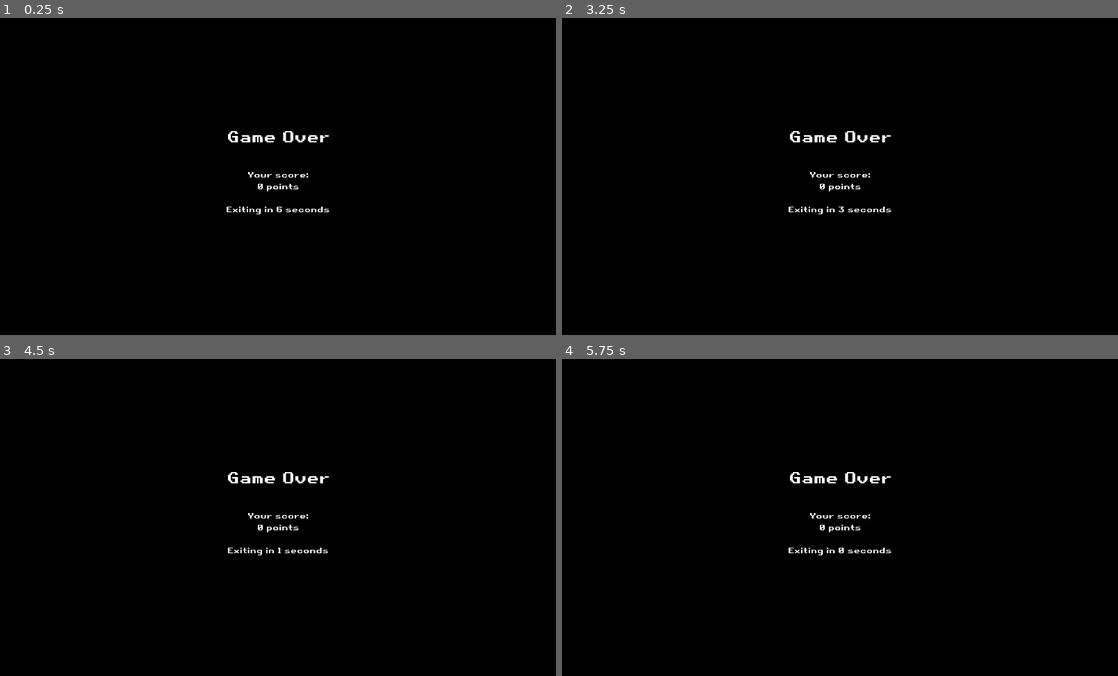
Above: before the commit, frames 1-4 (two rows, left to right).
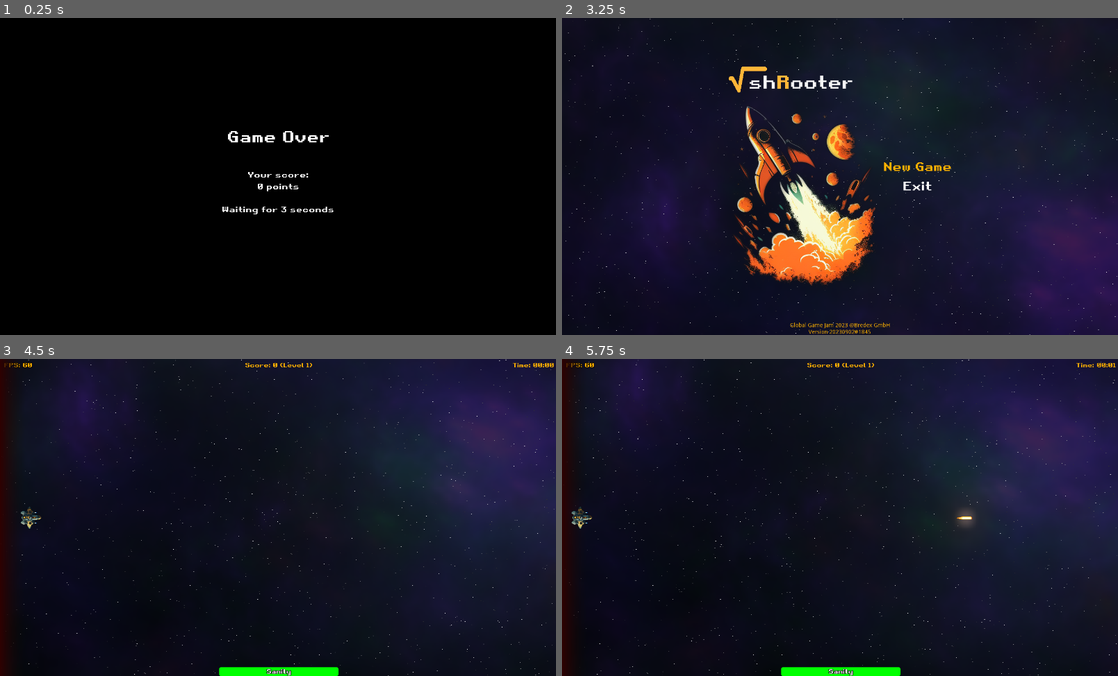
Above: after the commit, the same moments.

Repository: gingerr/ggj-2023-roots-one
Game: Godot game, scene res://GameOver.tscn
Same seed, same stepped clock (60 frames per second), same inputs: the game is played once before the commit and once after it. This scene is started directly instead of the project's main scene.
Inputs (mouse positions are in pixels of both pictures, inside the frame that each line leads up to):
- Up to frame 1 (0.25 s): no input
- Up to frame 2 (3.25 s): tap Enter at 0.5, 0.6, 1.35, 2, 2.1, 2.85 s; hold Right (ui_right) 0.53-1.28 s; tap Space at 0.77, 1.25, 1.52, 2.75, 3.02 s; hold Down (ui_down) 1.28-2.03 s; hold Right (ui_right) 2.03-2.78 s; hold Up (ui_up) from 2.78 s (still down)
- Up to frame 3 (4.5 s): release Up (ui_up) at 3.5 s; click (355, 507) at 3.5 s, where only the run after the commit has a clickable "New Game"; hold Left (ui_left) from 4.28 s (still down); tap Enter at 4.35 s
- Up to frame 4 (5.75 s): keep holding Left (ui_left); tap Space at 4.52, 5.27 s; tap Enter at 5.1 s

The runs differ from the first frame. In frame 1, 0.2% of the frame differs, in the area x 40-60%, y 59-62%; in frame 2, 100%, in the area x 0-100%, y 0-100%; in frame 3, 82%; in frame 4, 81%.

Commit message:
.

Diff:
--- a/Game.gd
+++ b/Game.gd
@@ -13,8 +13,8 @@
 var spawn_timer 				= 3
 var level_timer 				= 0
 
-onready var squareRootFactory = preload("res://EnemyRoot.tscn")
-onready var gameOverPreload = preload("res://GameOver.tscn")
+const squareRootFactory = preload("res://EnemyRoot.tscn")
+const gameOverPreload = preload("res://GameOver.tscn")
 
 func _enter_tree():
 	HUD.setVisibility(true)
--- a/GameOver.gd
+++ b/GameOver.gd
@@ -1,13 +1,22 @@
 extends PanelContainer
+
+var timer_done = false
 
 func _ready():
 	$AudioStreamPlayer.play()
 
 func _process(delta):
 	get_tree().paused = true;
-	$VBoxContainer/Countdown.text = "Your score:\n" + str(HUD.get_score()) + " points\n\n  Exiting in " + String(round($Timer.time_left)) + " seconds  \n"
+	if !timer_done:
+		$VBoxContainer/Countdown.text = "Your score:\n" + str(HUD.get_score()) + " points\n\n  Waiting for " + String(round($Timer.time_left)) + " seconds  \n"
+	else:
+		$VBoxContainer/Countdown.text = "Your score:\n" + str(HUD.get_score()) + " points\n\n  <any key to continue>  \n"
+
+func _input(event: InputEvent):
+	if timer_done and event.get('pressed') and event.pressed:
+		get_tree().paused = false;
+		Input.set_mouse_mode(Input.MOUSE_MODE_VISIBLE)
+		get_tree().change_scene("res://MainMenu.tscn")
 
 func _on_Timer_timeout():
-	get_tree().paused = false;
-	Input.set_mouse_mode(Input.MOUSE_MODE_VISIBLE)
-	get_tree().change_scene("res://MainMenu.tscn")
+	timer_done = true
--- a/GameOver.tscn
+++ b/GameOver.tscn
@@ -34,7 +34,7 @@
 volume_db = -10.0
 
 [node name="Timer" type="Timer" parent="."]
-wait_time = 6.0
+wait_time = 3.0
 one_shot = true
 autostart = true
 
--- a/MainMenu.tscn
+++ b/MainMenu.tscn
@@ -197,7 +197,7 @@
 grow_horizontal = 0
 size_flags_vertical = 8
 text = "Global Game Jam 2023 @Bredex GmbH
-Version 20230902#1832"
+Version 20230902#1845"
 align = 1
 valign = 1
 autowrap = true
Not shown, changed: export_presets.cfg
Not shown, changed: docs/index.pck
Not shown, changed: docs/index.wasm
